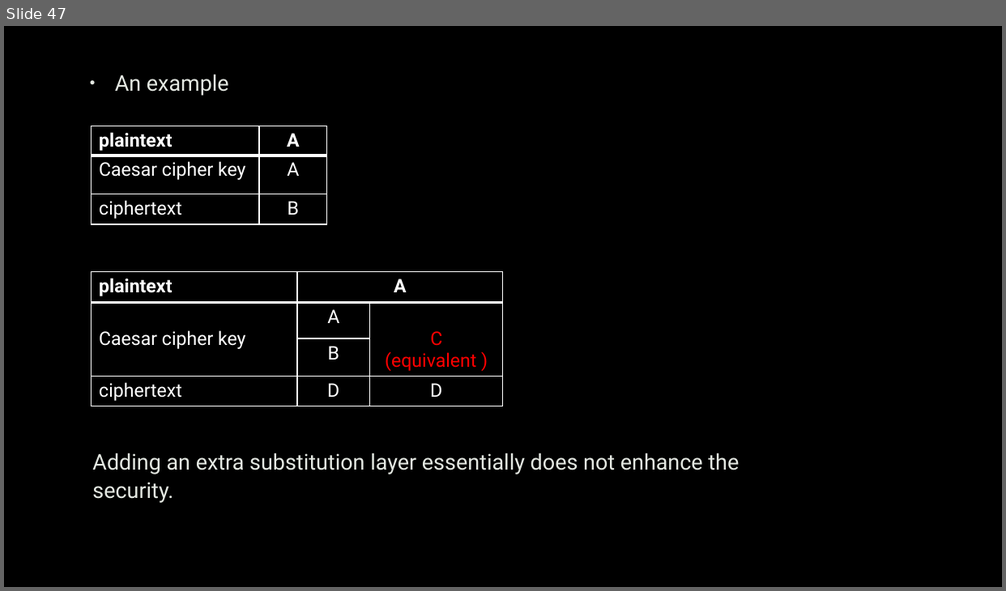
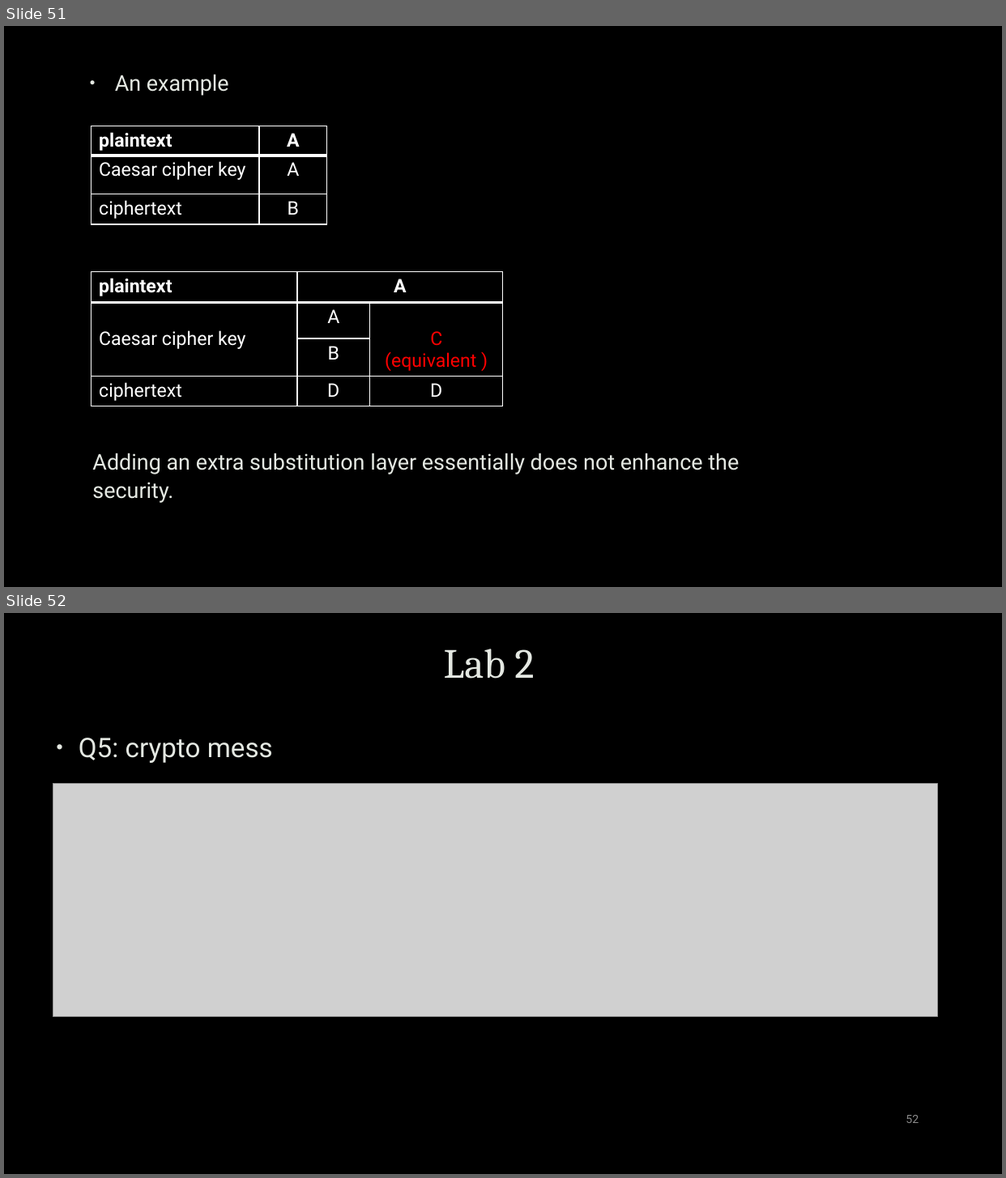
Before and after one commit to uwacyber/cits1003, a slide deck: cits1003-lecture_slides/CITS1003-2 Cryptography-exercises.pptx. Shown one above the other, each under a label of ours: slide 47 before the commit, slides 51 and 52 after it. The pictures are 1006x591 and 1006x1178 pixels, drawn with LibreOffice and Linux fonts; fonts in the diff are those of the drawing; grey boxes stand for pictures; background and template pictures are left out. Boxes give left, top, right and bottom in pixels: in the first picture for what was removed or moved away, otherwise in the second. Text is boxed around its words. In the diff, an @@ line names an element or a change of style, - is before the commit and + after.

Commit message:
week 2 crypto exercises updated

```diff
--- a/cits1003-lecture_slides/CITS1003-2 Cryptography-exercises.pptx
+++ b/cits1003-lecture_slides/CITS1003-2 Cryptography-exercises.pptx
@@ slide 52 added at [4,613,1002,1174], background picture (left out) @@
@@ title added at [444,649,534,679], 40 pt, text #E4E8E2 @@
+Lab 2
@@ text added at [79,738,273,763], 25.9 pt, text #E4E8E2 @@
+  • Q5: crypto mess
@@ picture added at [53,784,938,1016] @@
@@ page number added at [906,1115,918,1123], 11 pt, text #8C8C8C @@
+52
@@ what was slide 47 is now slide 51 @@
```
Also in this commit, not shown: 4 slides changed, 5 other slides added.
